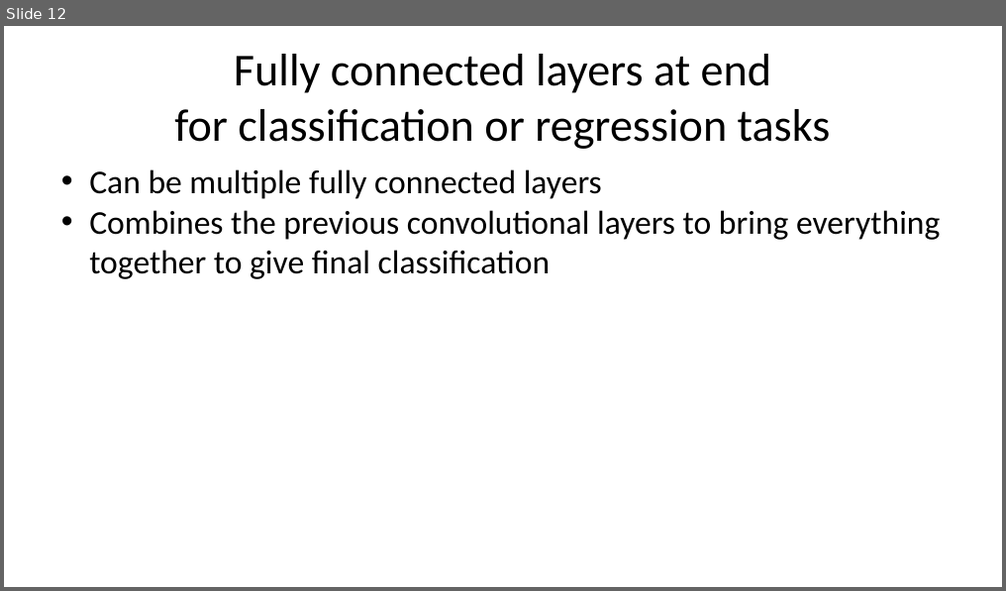
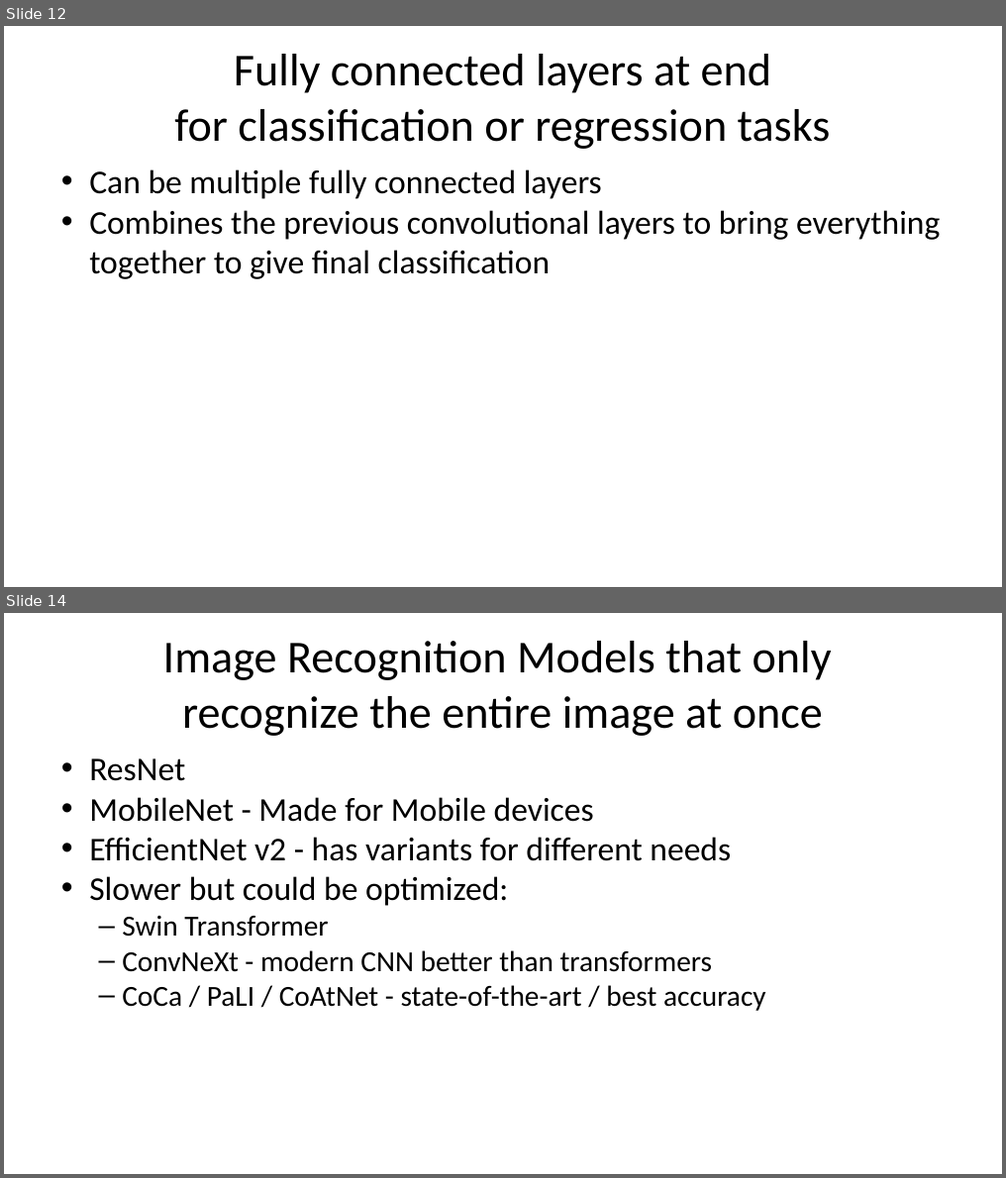
Before and after one commit to gigaprog/p_presentations, a slide deck: AI/AI PyTorch.pptx. Shown one above the other, each under a label of ours: slide 12 before the commit, slides 12 and 14 after it; the slides between them are not shown. The pictures are 1006x591 and 1006x1178 pixels, drawn with LibreOffice and Linux fonts; fonts in the diff are those of the drawing. Boxes give left, top, right and bottom in pixels: in the first picture for what was removed or moved away, otherwise in the second. Text is boxed around its words. In the diff, an @@ line names an element or a change of style, - is before the commit and + after.

```diff
--- a/AI/AI PyTorch.pptx
+++ b/AI/AI PyTorch.pptx
@@ slide 14 added at box(4, 613, 1002, 1174), background #FFFFFF @@
@@ title added at box(163, 641, 832, 736), 44 pt, text #000000 @@
+Image Recognition Models that only
+recognize the entire image at once
@@ text added at box(89, 759, 766, 1011), 32 pt, text #000000 @@
+• ResNet
+• MobileNet - Made for Mobile devices
+• EfficientNet v2 - has variants for different needs
+• Slower but could be optimized:
+  – Swin Transformer
+  – ConvNeXt - modern CNN better than transformers
+  – CoCa / PaLI / CoAtNet - state-of-the-art / best accuracy
```
Also in this commit, not shown: 2 slides changed, 1 other slide added.
